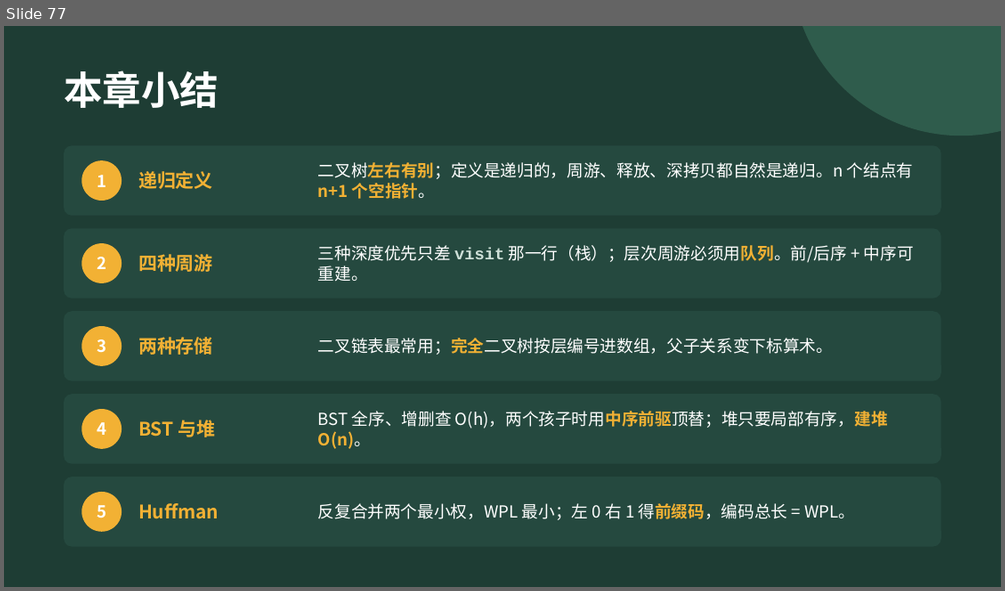
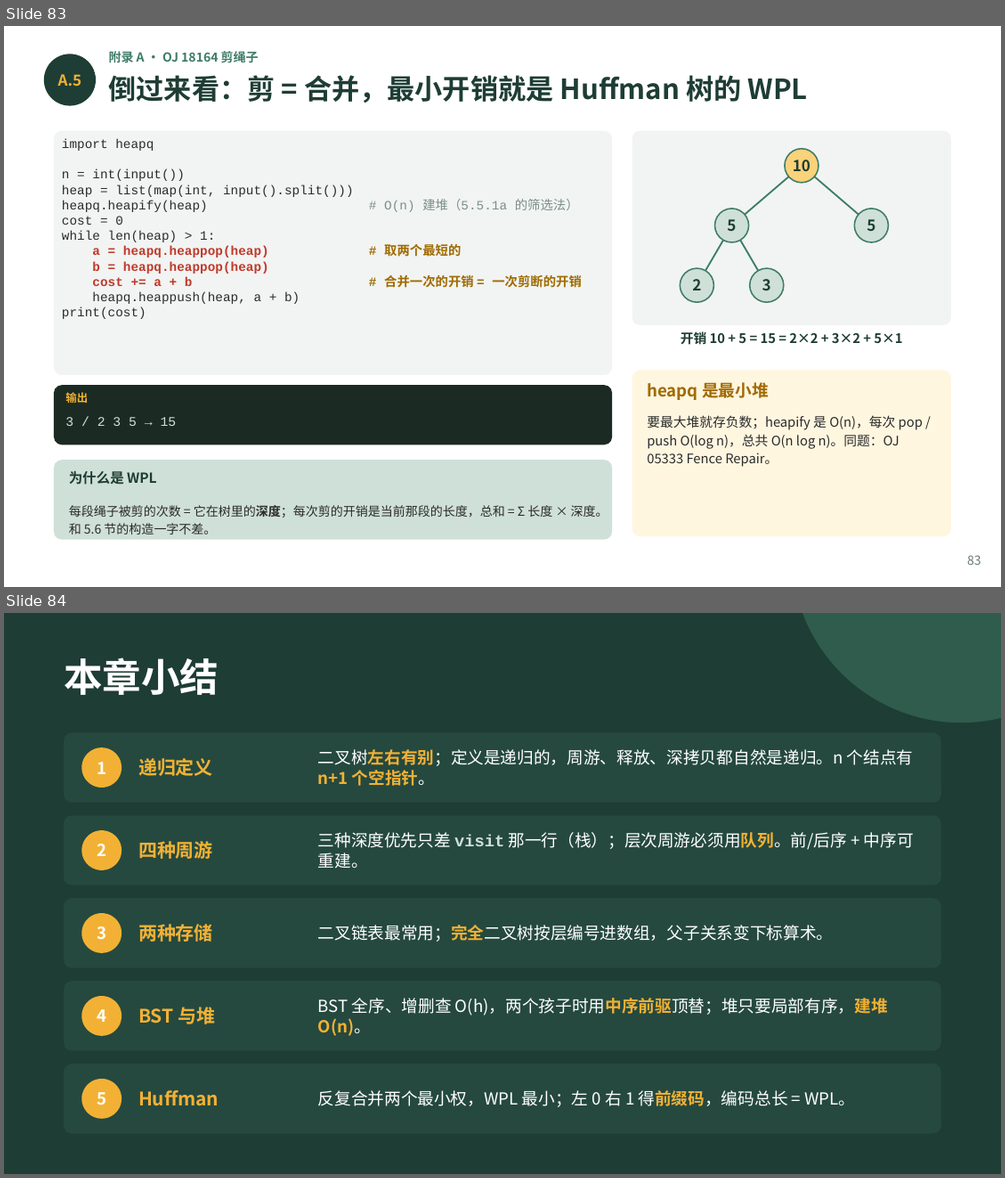
Before and after one commit to GMyhf/2026fall-cs201, a slide deck: courseware/202609_DSA_05_Binary_Tree.pptx. Shown one above the other, each under a label of ours: slide 77 before the commit, slides 83 and 84 after it. The pictures are 1005x591 and 1005x1178 pixels, drawn with LibreOffice and Linux fonts; fonts in the diff are those of the drawing. Boxes give left, top, right and bottom in pixels: in the first picture for what was removed or moved away, otherwise in the second. Text is boxed around its words. In the diff, an @@ line names an element or a change of style, - is before the commit and + after.

```diff
--- a/courseware/202609_DSA_05_Binary_Tree.pptx
+++ b/courseware/202609_DSA_05_Binary_Tree.pptx
@@ slide 83 added at box(4, 26, 1001, 587), background #FFFFFF @@
@@ text added at box(109, 50, 259, 66), 9 pt, text #3E7C68, bold @@
+附录 A · OJ 18164 剪绳子
@@ ellipse added at box(44, 54, 96, 106), fill #1E3D34 @@
@@ text added at box(58, 74, 82, 87), 11 pt, text #F2B134, bold @@
+A.5
@@ text added at box(109, 75, 808, 103), 20 pt, text #1E3D34, bold @@
+倒过来看：剪 = 合并，最小开销就是 Huffman 树的 WPL
@@ rounded rectangle added at box(54, 131, 612, 375), fill #F1F4F2 @@
@@ rounded rectangle added at box(632, 131, 951, 325), fill #F1F4F2 @@
@@ text added at box(62, 139, 582, 288), 9.2 pt, text #2B2B2B @@
+import heapq
+n = int(input())
+heap = list(map(int, input().split()))
+heapq.heapify(heap) # O(n) 建堆（5.5.1a 的筛选法）
+cost = 0
+while len(heap) > 1:
+a = heapq.heappop(heap) # 取两个最短的
+b = heapq.heappop(heap)
+cost += a + b # 合并一次的开销 = 一次剪断的开销
+heapq.heappush(heap, a + b)
+print(cost)
@@ ellipse added at box(785, 149, 818, 183), fill #F9D27A, outline #3E7C68 1 pt @@
@@ line added from (801, 166) to (732, 225), #3E7C68 1.2 pt @@
@@ text added at box(793, 160, 810, 171), 11 pt, text #1E3D34, bold @@
+10
@@ line added from (801, 166) to (871, 225), #3E7C68 1.2 pt @@
@@ ellipse added at box(715, 208, 749, 242), fill #CFE0D8, outline #3E7C68 1 pt @@
@@ ellipse added at box(854, 208, 888, 242), fill #CFE0D8, outline #3E7C68 1 pt @@
@@ line added from (732, 225) to (696, 285), #3E7C68 1.2 pt @@
@@ text added at box(727, 219, 736, 231), 11 pt, text #1E3D34, bold @@
+5
@@ line added from (732, 225) to (767, 285), #3E7C68 1.2 pt @@
@@ text added at box(866, 219, 875, 231), 11 pt, text #1E3D34, bold @@
+5
@@ ellipse added at box(680, 268, 713, 302), fill #CFE0D8, outline #3E7C68 1 pt @@
@@ text added at box(692, 279, 701, 290), 11 pt, text #1E3D34, bold @@
+2
@@ ellipse added at box(750, 268, 784, 302), fill #CFE0D8, outline #3E7C68 1 pt @@
@@ text added at box(762, 279, 771, 290), 11 pt, text #1E3D34, bold @@
+3
@@ text added at box(680, 331, 902, 345), 9.5 pt, text #1E3D34, bold @@
+开销 10 + 5 = 15 = 2×2 + 3×2 + 5×1
@@ rounded rectangle added at box(632, 370, 951, 536), fill #FFF6E0 @@
@@ rounded rectangle added at box(54, 385, 612, 444), fill #1B2B24 @@
@@ text added at box(65, 392, 88, 402), 8 pt, text #F2B134, bold @@
+输出
@@ text added at box(647, 382, 769, 400), 12 pt, text #A06A00, bold @@
+heapq 是最小堆
@@ text added at box(65, 417, 177, 426), 9.5 pt, text #CFE0D8 @@
+3 / 2 3 5 → 15
@@ text added at box(647, 415, 922, 467), 9.5 pt, text #2B2B2B @@
+要最大堆就存负数；heapify 是 O(n)，每次 pop / push O(log n)，总共 O(n log n)。同题：OJ 05333 Fence Repair。
@@ rounded rectangle added at box(54, 459, 612, 540), fill #CFE0D8 @@
@@ text added at box(69, 471, 156, 484), 10 pt, text #1E3D34, bold @@
+为什么是 WPL
@@ text added at box(69, 505, 608, 534), 9 pt, text #2B2B2B @@
+每段绳子被剪的次数 = 它在树里的深度；每次剪的开销是当前那段的长度，总和 = Σ 长度 × 深度。和 5.6 节的构造一字不差。
@@ text added at box(967, 555, 981, 564), 9 pt, text #6B7B74 @@
+83
@@ what was slide 77 is now slide 84 @@
```
Also in this commit, not shown: 2 slides changed, 6 other slides added, 2 other files.
